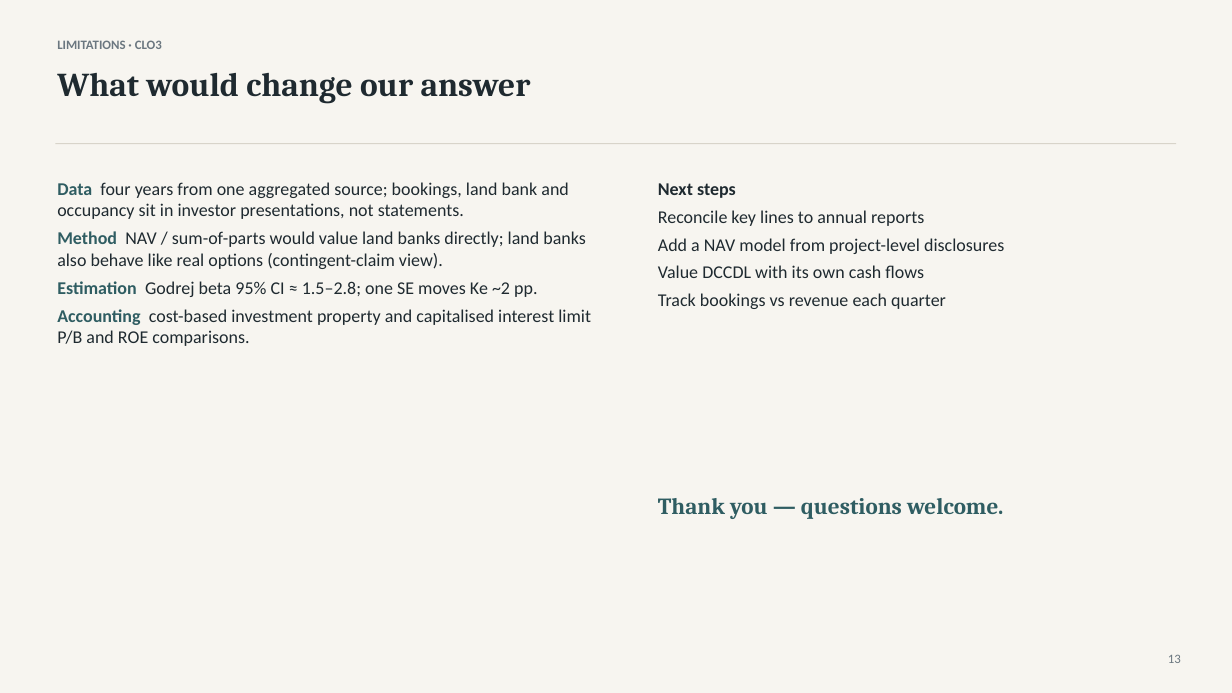
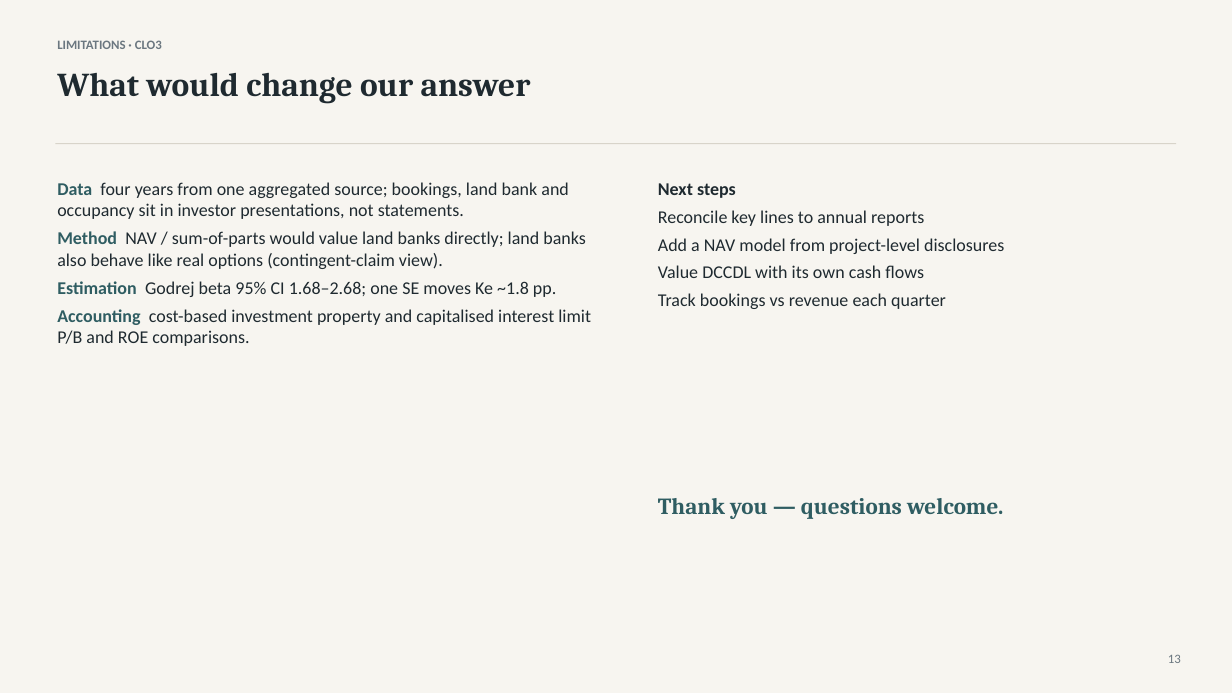
Before and after one commit to atharvaakz/BAAV, a slide deck: slide 13 of reports/ProjectBaav_Group27_Presentation.pptx. Drawn at 1232x693 pixels with LibreOffice and Linux fonts; fonts in the diff are those of the drawing. Boxes give left, top, right and bottom in pixels: in the first picture for what was removed or moved away, otherwise in the second. Text is boxed around its words. In the diff, an @@ line names an element or a change of style, - is before the commit and + after.

```diff
--- a/reports/ProjectBaav_Group27_Presentation.pptx
+++ b/reports/ProjectBaav_Group27_Presentation.pptx
@@ text at (57, 281, 556, 297): text changed @@
-Estimation Godrej beta 95% CI ≈ 1.5–2.8; one SE moves Ke ~2 pp.
+Estimation Godrej beta 95% CI 1.68–2.68; one SE moves Ke ~1.8 pp.
```
Also in this commit, not shown: 7 other files.
